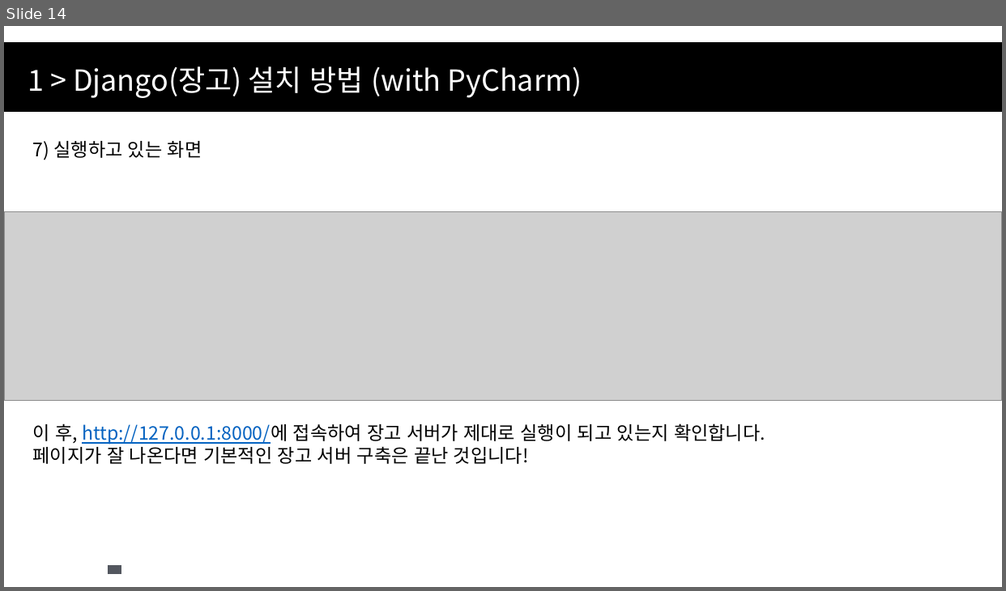
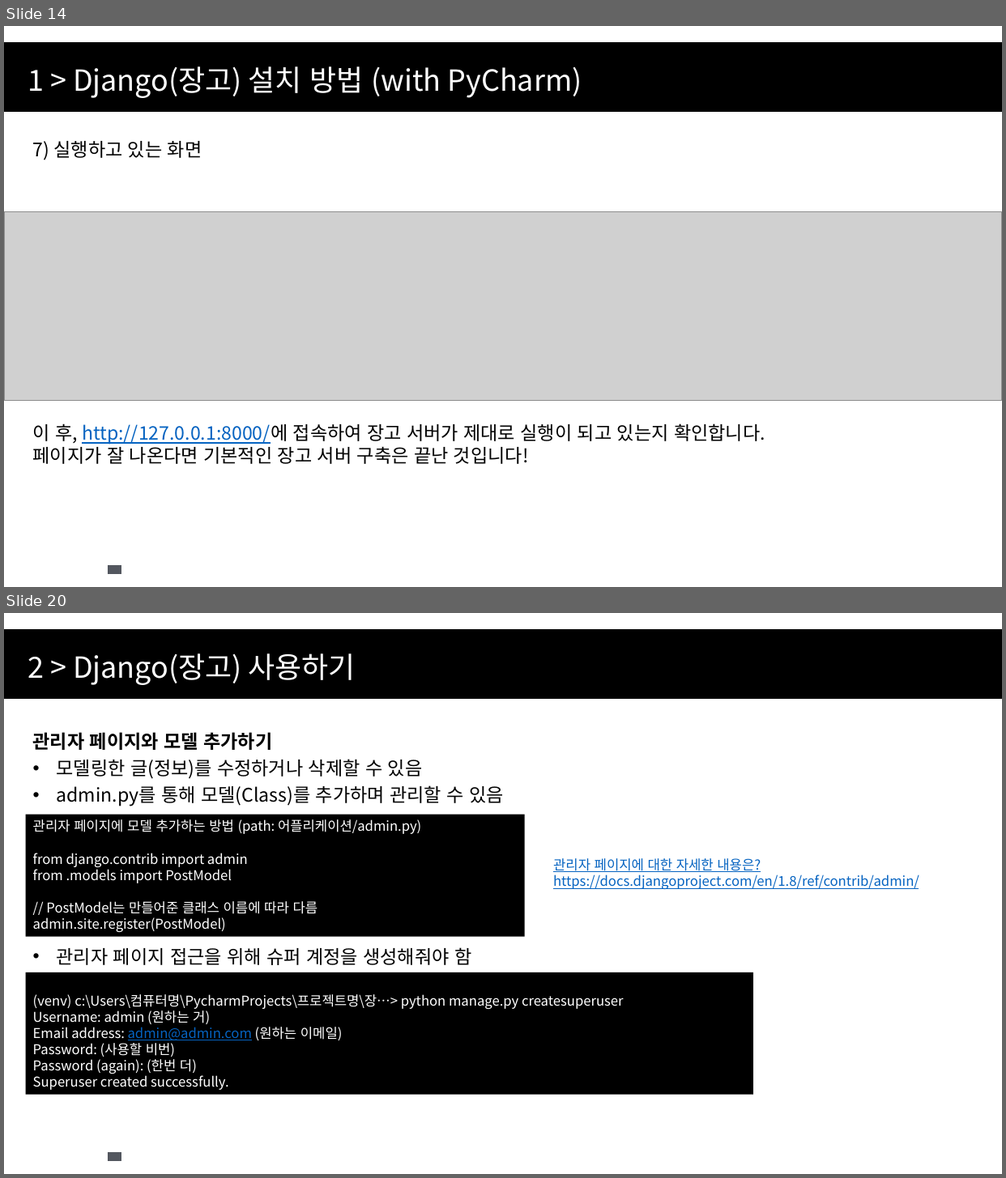
Before and after one commit to CPSSOpenSource/CPSS----, a slide deck: Python/Django & DS with Python 2주차.pptx. Shown one above the other, each under a label of ours: slide 14 before the commit, slides 14 and 20 after it; the slides between them are not shown. The pictures are 1006x591 and 1006x1178 pixels, drawn with LibreOffice and Linux fonts; fonts in the diff are those of the drawing; grey boxes stand for pictures; background and template pictures are left out. Boxes give left, top, right and bottom in pixels: in the first picture for what was removed or moved away, otherwise in the second. Text is boxed around its words. In the diff, an @@ line names an element or a change of style, - is before the commit and + after.

Commit message:
장고 기초 강의 2주 수정됨

```diff
--- a/Python/Django & DS with Python 2주차.pptx
+++ b/Python/Django & DS with Python 2주차.pptx
@@ slide 20 added at (x1=4, y1=613, x2=1002, y2=1174), background #FFFFFF; not listed: 2 template elements that a slide beside it also shows @@
@@ text added at (x1=27, y1=653, x2=356, y2=685), 28 pt, text #FFFFFF @@
+2 > Django(장고) 사용하기
@@ text added at (x1=33, y1=732, x2=504, y2=965), 18 pt, text #000000 @@
+관리자 페이지와 모델 추가하기
+• 모델링한 글(정보)를 수정하거나 삭제할 수 있음
+• admin.py를 통해 모델(Class)를 추가하며 관리할 수 있음
+• 관리자 페이지 접근을 위해 슈퍼 계정을 생성해줘야 함
@@ rectangle added at (x1=26, y1=815, x2=525, y2=936), fill #000000, 13 pt, text #FFFFFF @@
+관리자 페이지에 모델 추가하는 방법 (path: 어플리케이션/admin.py)
+from django.contrib import admin
+from .models import PostModel
+// PostModel는 만들어준 클래스 이름에 따라 다름
+admin.site.register(PostModel)
@@ text added at (x1=553, y1=858, x2=919, y2=889), 13 pt, text #0563C1, underline @@
+관리자 페이지에 대한 자세한 내용은?
+https://docs.djangoproject.com/en/1.8/ref/contrib/admin/
@@ rectangle added at (x1=26, y1=973, x2=753, y2=1094), fill #000000, 13 pt, text #FFFFFF @@
+(venv) c:\Users\컴퓨터명\PycharmProjects\프로젝트명\장…> python manage.py createsuperuser
+Username: admin (원하는 거)
+Email address: admin@admin.com (원하는 이메일)
+Password: (사용할 비번)
+Password (again): (한번 더)
+Superuser created successfully.
```
Also in this commit, not shown: 5 slides changed, 10 other slides added.
